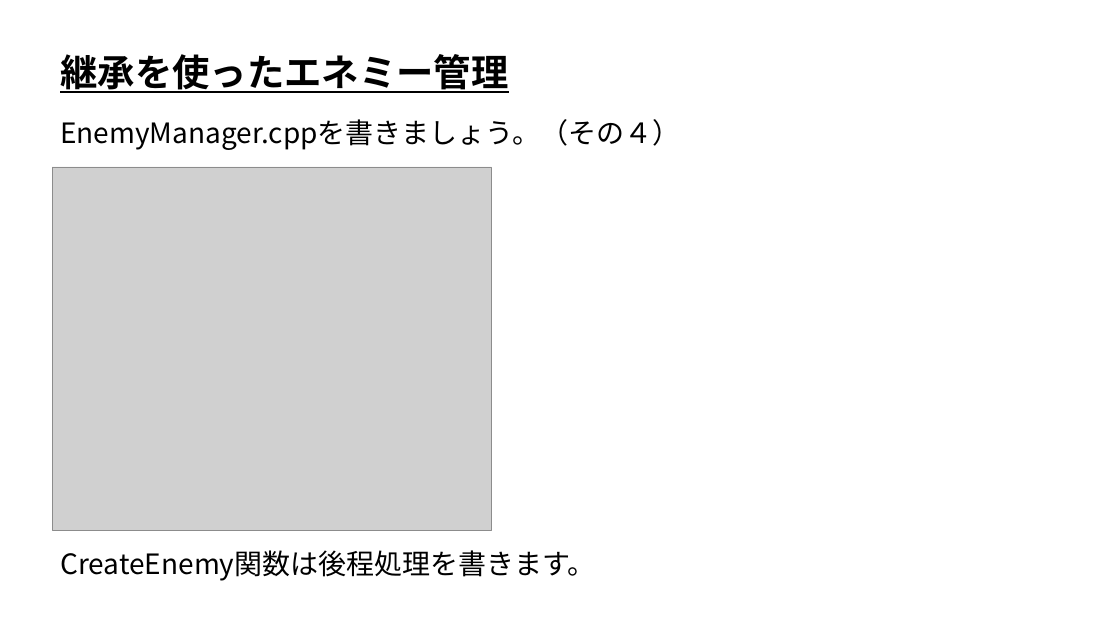
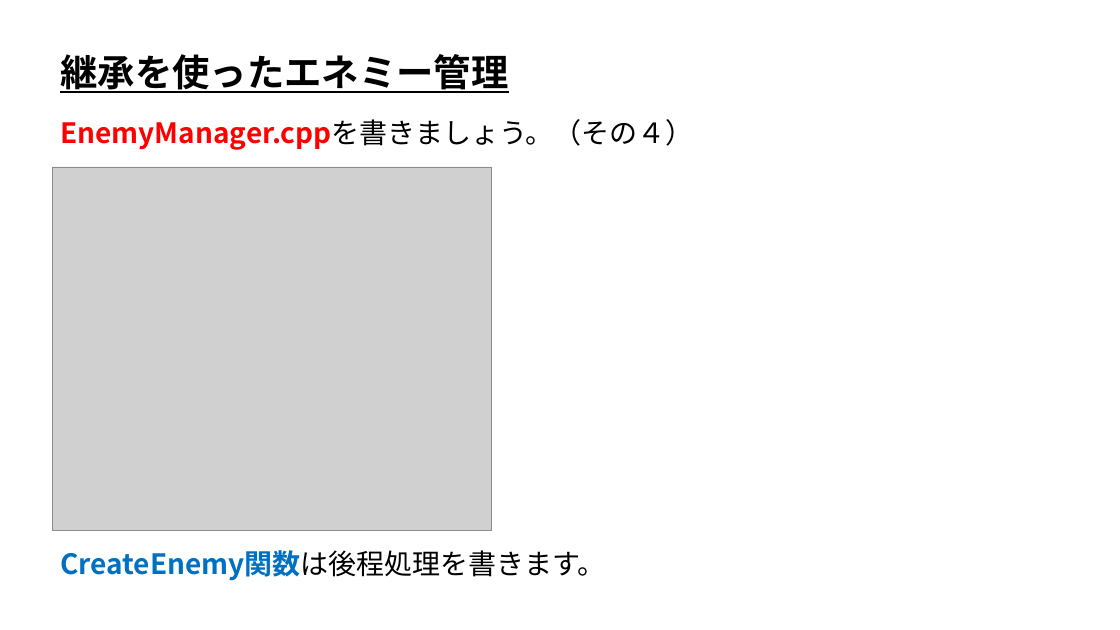
Before and after one commit to ArakiYusuke-Ohara/Textbook, a slide deck: slide 13 of ゲーム科2年/00_前期/ゲーム開発Ⅰ/13_継承を使ったエネミー管理.pptx. Drawn at 1120x630 pixels with LibreOffice and Linux fonts; fonts in the diff are those of the drawing; grey boxes stand for pictures. Boxes give left, top, right and bottom in pixels: in the first picture for what was removed or moved away, otherwise in the second. Text is boxed around its words. In the diff, an @@ line names an element or a change of style, - is before the commit and + after.

```diff
--- a/ゲーム科2年/00_前期/ゲーム開発Ⅰ/13_継承を使ったエネミー管理.pptx
+++ b/ゲーム科2年/00_前期/ゲーム開発Ⅰ/13_継承を使ったエネミー管理.pptx
@@ text "EnemyManager.cppを書きましょう。（その４）" at <box>60,119,693,150</box>: text colour #000000 to #FF0000, bold on in "EnemyManager.cppを書きましょう。（その４）" @@
@@ text "CreateEnemy関数は後程処理を書きます。" at <box>60,550,605,581</box>: text colour #000000 to #0070C0, bold on in "CreateEnemy関数は後程処理を書きます。" @@
```
Also in this commit, not shown: 23 other slides changed, 12 other files.
